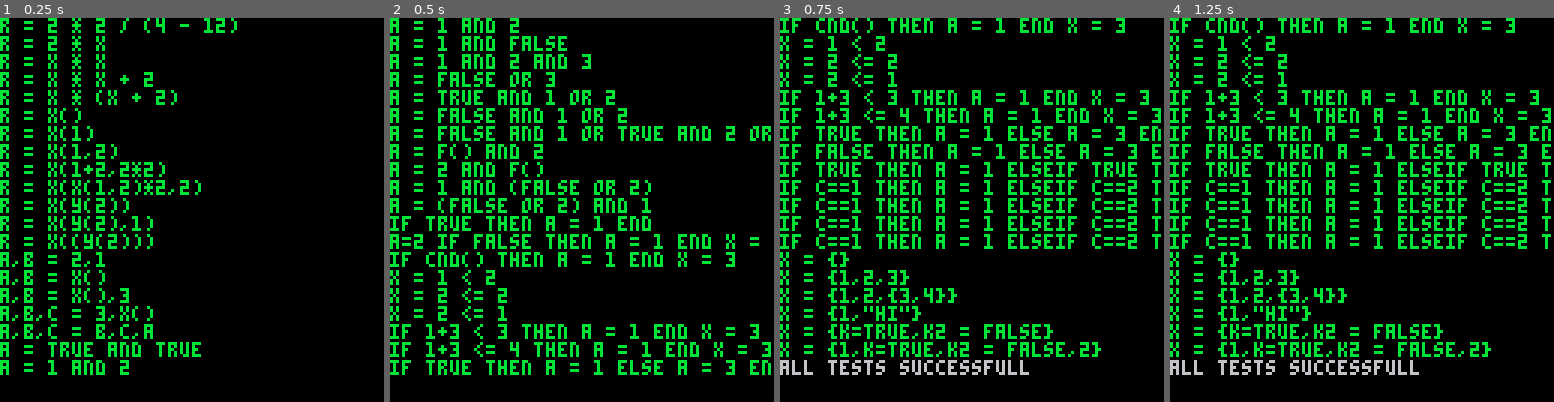
Above: before the commit, frames 1-4 (left to right).
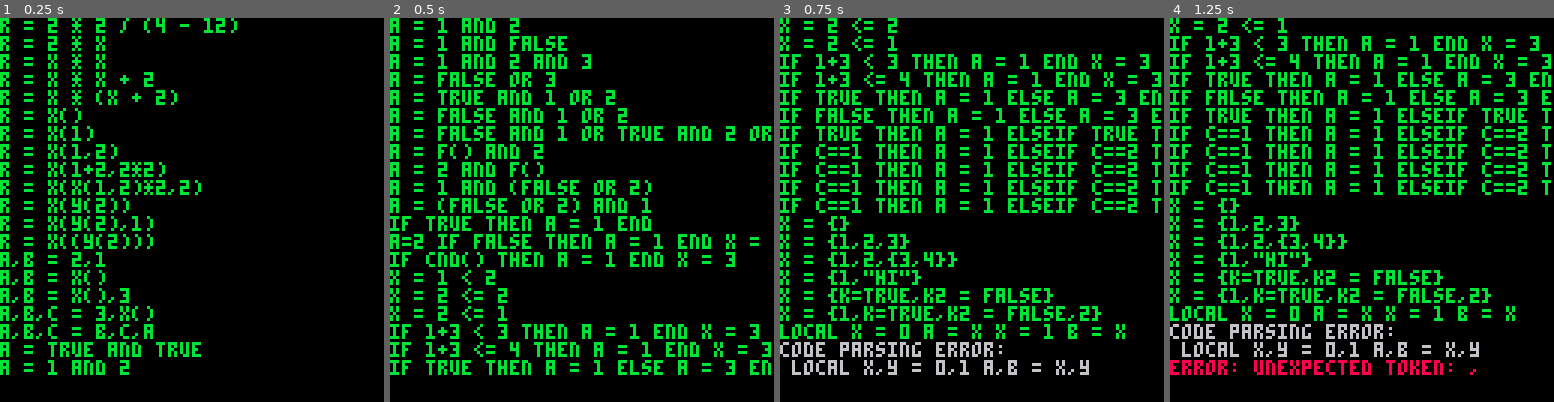
Above: after the commit, the same moments.

Repository: zet23t/pico8snippets
Game: PICO-8 cartridge picode.p8
The game is run twice, just before and just after one commit, with the same random seed, the same clock (stepped at 60 frames per second) and the same inputs.
Inputs:
- Up to frame 1 (0.25 s): no input
- Up to frame 2 (0.5 s): no input
- Up to frame 3 (0.75 s): no input
- Up to frame 4 (1.25 s): no input

Frames 1-2 are identical in both runs. In frame 3, 17% of the frame differs, in the area x 0-100%, y 0-93%; in frame 4, 21%.

Commit message:
First implementation of local vars working
still failing a test but looks like the concept could work

Diff:
--- a/picode.lua
+++ b/picode.lua
@@ -71,7 +71,8 @@
 	end
 	if err then
 		dump(code_addr)
-		print("error - "..name.." see logs")
+		color(8)
+		print("error:\n"..name.."\nsee logs")
 		stop()
 	end
 	code_addr += jump
@@ -155,9 +156,11 @@
 ('x = {1,"hi"}',{x={1,"hi"}})
 ('x = {k=true,k2 = false}',{x={k=true,k2 = false}})
 ('x = {1,k=true,k2 = false,2}',{x={1,k=true,k2 = false,2}})
-
+('local x = 0 a = x x = 1 b = x', {a = 0, b = 1, x = false}, {x=false})
+('local x,y = 0,1 a,b = x,y', {a = 0, b = 1, x = false}, {x=false})
 --[[
 missing features
+- local variables
 - table access
 - function declaration
 - function calling as statement
--- a/scripts/picode-compiler.lua
+++ b/scripts/picode-compiler.lua
@@ -50,20 +50,20 @@
 function mem_writer:op_push_str(str)
 	return self:op(op_push_str):str(str)
 end
+function mem_writer:op_push_local(scope,index)
+	return self:op(op_push_local):num1(scope):num1(index)
+end
 function mem_writer:op_push_num(n)
 	return self:op(op_push_num):num(n)
 end
-function mem_writer:op_set_table(n)
-	return self:op(op_set_table):num2(n)
-end
 function mem_writer:op_get_table(n)
 	return self:op(op_get_table):num2(n)
 end
 function mem_writer:op_get_global()
 	return self:op(op_get_global)
 end
-function mem_writer:op_set_globals(n)
-	return self:op(op_set_globals):num1(n)
+function mem_writer:op_set_vars(n)
+	return self:op(op_set_vars):num1(n)
 end
 function mem_writer:op_val(n)
 	return self:op(op_val):num1(n)
@@ -117,9 +117,9 @@
 for c in all(split ".,:,(,),\",\\,[,],{,},+,-,*,/,%,=,==,~=,<,>,<=,>=") do
 	tokens[c] = c
 end
-for keywoord in all(split "and,or,not,true,false,if,then,else,elseif,end,do,while,for,in") do
-	--tokens[keywoord] = keywoord
-	keywords[keywoord] = keywoord
+for keyword in all(split("and,or,not,true,false,if,then,else,elseif,end,do,while,for,in,local")) do
+	--tokens[keyword] = keyword
+	keywords[keyword] = keyword
 end
 
 function picode_compile(code, mem_writer)
@@ -188,6 +188,28 @@
 		end
 		return true
 	end
+	local local_var_scope = {{}}
+	local function push_scope()
+		add(local_var_scope,{})
+	end
+	local function pop_scope()
+		deli(local_var_scope,#local_var_scope)
+	end
+	local function add_var(name)
+		local scope = local_var_scope[#local_var_scope]
+		add(scope, name)
+	end
+	local function get_var_info(name)
+		for i=#local_var_scope,1,-1 do
+			local scope = local_var_scope[i]
+			for j=#scope,1,-1 do
+				if scope[j] == name then
+					return #local_var_scope - i,j
+				end
+			end
+		end
+	end
+
 	local parse_expression
 	function parse_expression(bcnt, prio, call,is_args,is_table)
 		skip_whitespaces()
@@ -264,8 +286,13 @@
 				mem_writer:op_push_num(tonum(t))
 			end
 		elseif is_valid_name(t) then
-			mem_writer:op_push_str(t)
-			mem_writer:op_get_global()
+			local scope,index = get_var_info(t)
+			if scope then
+				mem_writer:op_push_local(scope, index)
+			else
+				mem_writer:op_push_str(t)
+				mem_writer:op_get_global()
+			end
 			if unary == "not" then
 				mem_writer:op(op_not)
 			elseif unary == "-" then
@@ -373,8 +400,31 @@
 				mem_writer:num2symbol(symbol)
 			end
 			for s in all(finals) do mem_writer:num2symbol(s) end
-
-		elseif tokens[t] then
+		elseif t == "local" then
+			local vars = {}
+			while 1 do
+				local name = next_token()
+				if not is_valid_name(name) then
+					error("invalid local name: "..name)
+				end
+				add(vars, name)
+				local next = peek_token()
+				if next == "=" then
+					mem_writer:op(op_local)
+					next_token()
+					parse_expression(0,0,nil,true)
+					for name in all(vars) do
+						add_var(name)
+					end
+					mem_writer:op(op_assign_locals):num1(#vars)
+					break
+				end
+				if next ~= ',' then
+					break
+				end
+				next_token()
+			end
+		elseif tokens[t] or keywords[t] then
 			-- printh(tostr(parse_until).." -- "..trace())
 			error("unexpected token: "..t)
 		else
@@ -385,16 +435,27 @@
 			if op == '(' then
 				-- mem_writer:op_push_str(t):op(op_get_global):op(op_call_start)
 			elseif op == '=' or op == "," then
-				local var_count = 1
-
-				mem_writer:op_push_str(t):op_var(1)
+				local var_count = 0
+				local function push_var(t)
+					var_count += 1
+					local scope, index = get_var_info(t)
+					if scope then
+						-- print(scope.." - "..index)
+						mem_writer:op_push_local(scope,index)
+					else
+						-- print(t)
+						mem_writer:op_push_str(t)
+					end
+					mem_writer:op_var(var_count)
+				end
+				push_var(t)
+
 				while op == "," do
 					t = next_token()
 					if not is_valid_name(t) then
 						error("valid name expected: "..t)
 					end
-					var_count = var_count + 1
-					mem_writer:op_push_str(t):op_var(var_count)
+					push_var(t)
 					op = next_token()
 				end
 				if op ~= '=' then
@@ -412,7 +473,7 @@
 						break
 					end
 				end
-				mem_writer:op_set_globals(var_count)
+				mem_writer:op_set_vars(var_count)
 				-- mem_writer:op_push_str(t):op(op_)
 			else
 				error("unexpected op: "..op)
--- a/scripts/picode-interpreter.lua
+++ b/scripts/picode-interpreter.lua
@@ -7,11 +7,11 @@
 op_push_false = 5
 op_push_nil = 6
 op_push_value = 7
+op_push_local = 7
 
 op_get_table = 11
-op_set_table = 12
 op_get_global = 13
-op_set_globals = 14
+op_set_vars = 14
 op_var = 15
 
 op_next_table_value = 16
@@ -44,6 +44,11 @@
 op_eq = 64
 op_neq = 65
 
+op_local = 70
+op_assign_locals = 71
+op_get_local = 72
+op_set_locals = 72
+
 op_debug = 255
 
 index_global = -9999
@@ -51,10 +56,10 @@
 ops = {}
 for i,op in ipairs(split (
 	"op_exit,op_push_table,op_push_str,op_push_num,op_push_true,op_push_false,"..
-	"op_push_nil,op_push_value,op_get_table,op_set_table,op_get_global,"..
-	"op_set_globals,op_add,op_sub,op_mul,op_div,op_pow,op_mod,op_and,op_or,"..
+	"op_push_nil,op_push_value,op_get_table,op_get_global,"..
+	"op_set_vars,op_add,op_sub,op_mul,op_div,op_pow,op_mod,op_and,op_or,"..
 	"op_not,op_call_start,op_call,op_call_r1,op_val,op_debug,op_var,op_jmp_cnd,"..
-	"op_jmp,op_cnd_check,op_next_table_value,op_table_assign"))
+	"op_jmp,op_cnd_check,op_next_table_value,op_table_assign,op_local,op_assign_locals,op_push_local"))
 do
 	ops[op] = _ENV[op]
 	ops[_ENV[op]] = op
@@ -69,11 +74,13 @@
 	[op_push_num] = 4,
 	[op_val] = 1,
 	[op_var] = 1,
-	[op_set_globals] = 1,
+	[op_set_vars] = 1,
 	[op_and] = 2,
 	[op_jmp_cnd] = 2,
 	[op_jmp] = 2,
 	[op_next_table_value] = 2,
+	[op_assign_locals] = 1,
+	[op_push_local] = 2,
 }
 
 function peek_str(addr)
@@ -116,7 +123,7 @@
 
 function load(addr)
 	local vm = {
-		vars = {},
+		vars = {{n=0}},
 		stack = {},
 		assignmentvars = {},
 		table_assign = {},
@@ -124,16 +131,41 @@
 		code = addr,
 		pos = addr
 	}
-
+	local function local_set(scope, index, val)
+		vm.vars[#vm.vars - scope][index] = val
+	end
+	local function local_get(scope,index)
+		return vm.vars[#vm.vars - scope][index]
+	end
 	local function stack_get(i)
 		assert(#vm.stack > 0, "stack underflow")
 		local v = i < 0 and vm.stack[#vm.stack + i + 1] or vm.stack[i]
+		if v.scope then
+			--print(v.scope.." ")
+			return vm.vars[#vm.vars - v.scope][v.index]
+		end
 		return v[1]
+	end
+	local function stack_pop_raw(n)
+		if n > 0 then
+			return deli(vm.stack,#vm.stack - n + 1), stack_pop_raw(n - 1)
+		end
 	end
 	local function stack_pop(n)
 		if n > 0 then
-			return deli(vm.stack,#vm.stack - n + 1)[1], stack_pop(n - 1)
-		end
+			local v = deli(vm.stack,#vm.stack - n + 1)
+			if v.scope then
+				v = vm.vars[#vm.vars - v.scope][v.index]
+			else
+				v = v[1]
+			end
+
+			return v, stack_pop(n - 1)
+		end
+	end
+
+	local function stack_push_local(scope,index)
+		add(vm.stack, {scope=scope, index=index})
 	end
 
 	local function stack_push(...)
@@ -176,6 +208,9 @@
 			end
 			addr +=1
 		end
+	end
+	local function log(str)
+		print(addr..": "..tostr(str))
 	end
 	local op_act = {
 		[op_push_table] = push_fcall(function()return{}end),
@@ -186,6 +221,30 @@
 		[op_push_num] = push_fcall(function()
 					-- printh(" "..#vm.stack.." = "..peek4(addr+1))
 			return peek4(addr+1)end,5),
+		[op_push_local] = function()
+			-- log("op_push_local "..peek(addr+1).." "..peek(addr+2))
+			stack_push_local(peek(addr+1),peek(addr+2))
+			addr += 3
+		end,
+		[op_local] = function()
+			add(vm.assignmentvars, #vm.stack)
+			addr += 1
+		end,
+		[op_assign_locals] = function()
+			local n = peek(addr+1)
+			addr += 2
+			local stack_pos = deli(vm.assignmentvars, #vm.assignmentvars)
+			-- log(tostr(stack_pos))
+			local stack_start = deli(vm.assignmentvars, #vm.assignmentvars)
+			local scope_vars = vm.vars[#vm.vars]
+			for i=1,n do
+				scope_vars.n += 1
+				local index = scope_vars.n
+				scope_vars[index] = stack_get(index)
+				-- print(index..": "..scope_vars[index])
+			end
+			stack_pop_raw(#vm.stack - stack_pos)
+		end,
 		[op_next_table_value] = function()
 			add(vm.table_assign,{peek2(addr+1), #vm.stack, stack_get(-1)})
 			addr += 3
@@ -230,44 +289,60 @@
 			stack_push(_ENV[stack_pop(1)])
 			addr += 1
 		end,
-		[op_set_table] = function()
-			local dst = peek2(addr + 1)
-			addr += 3
-			local k,v = stack_pop(2)
-			if dst == index_global then
-				_ENV[k] = v
-			else
-				stack_get(dst)[k] = v
-			end
-		end,
 		[op_val] = function()
 			local vnum = peek(addr + 1)
+			-- log("op_val "..vnum)
 			vm.assignmentvars[vnum].from = #vm.stack + 1
 			addr += 2
 		end,
 		[op_var] = function()
 			local vnum = peek(addr + 1)
-			vm.assignmentvars[vnum] = {target = stack_pop(1)}
+			-- log("op_var "..vnum)
+			vm.assignmentvars[vnum] = {target = stack_pop_raw(1)}
 			addr +=2
 		end,
-		[op_set_globals] = function()
-			-- print_stack(vm.stack)
+		[op_set_vars] = function()
+			-- log("set_vars "..#vm.stack)
 			local globals = peek(addr + 1)
 			addr += 2
-			local last = vm.assignmentvars[1].from
+			local from = vm.assignmentvars[1].from
+			local last = from
+			-- print "assign"
 			for i=1,#vm.assignmentvars do
 				local info = vm.assignmentvars[i]
+				-- log("info.scope = "..tostr(serialize(info.target)))
 				if not last then
-					_ENV[info.target] = nil
+					if info.scope then
+						local_set(info.scope,info.index)
+					else
+						_ENV[info.target[1]] = nil
+					end
 				elseif info.from then
 					last = info.from
-					_ENV[info.target] = last <= #vm.stack and stack_get(last)
+					local v = last <= #vm.stack and stack_get(last)
+					if info.target.scope then
+						-- print("set "..info.target.index.." = "..v)
+						local_set(info.target.scope,info.target.index,v)
+					else
+						-- print("set "..serialize(info.target).." = "..v)
+						_ENV[info.target[1]] = v
+					end
 					-- printh(" "..info.target.." = "..last.." - "..tostr(stack_get(1)))
 				else
 					last += 1
-					_ENV[info.target] = last <= #vm.stack and stack_get(last)
+					local v = last <= #vm.stack and stack_get(last)
+
+					if info.target.scope then
+						-- print("set "..info.target.index.." = "..v)
+						local_set(info.target.scope,info.target.index,v)
+					else
+						-- print("set "..tostr(info.target).." = "..v)
+						_ENV[info.target[1]] = v
+					end
 				end
 			end
+			stack_pop(#vm.stack - from + 1)
+			-- print("< set_vars "..#vm.stack.." - "..from)
 			vm.assignmentvars = {}
 			-- printh(i..": "..tostr(info.target).." "..info.from)
 		end,
@@ -364,6 +439,7 @@
 		end
 		::cont::
 		local op = peek(addr)
+		-- print(addr..": "..op)
 		if op == op_exit then
 			return stack_pop(#vm.stack)
 		end
